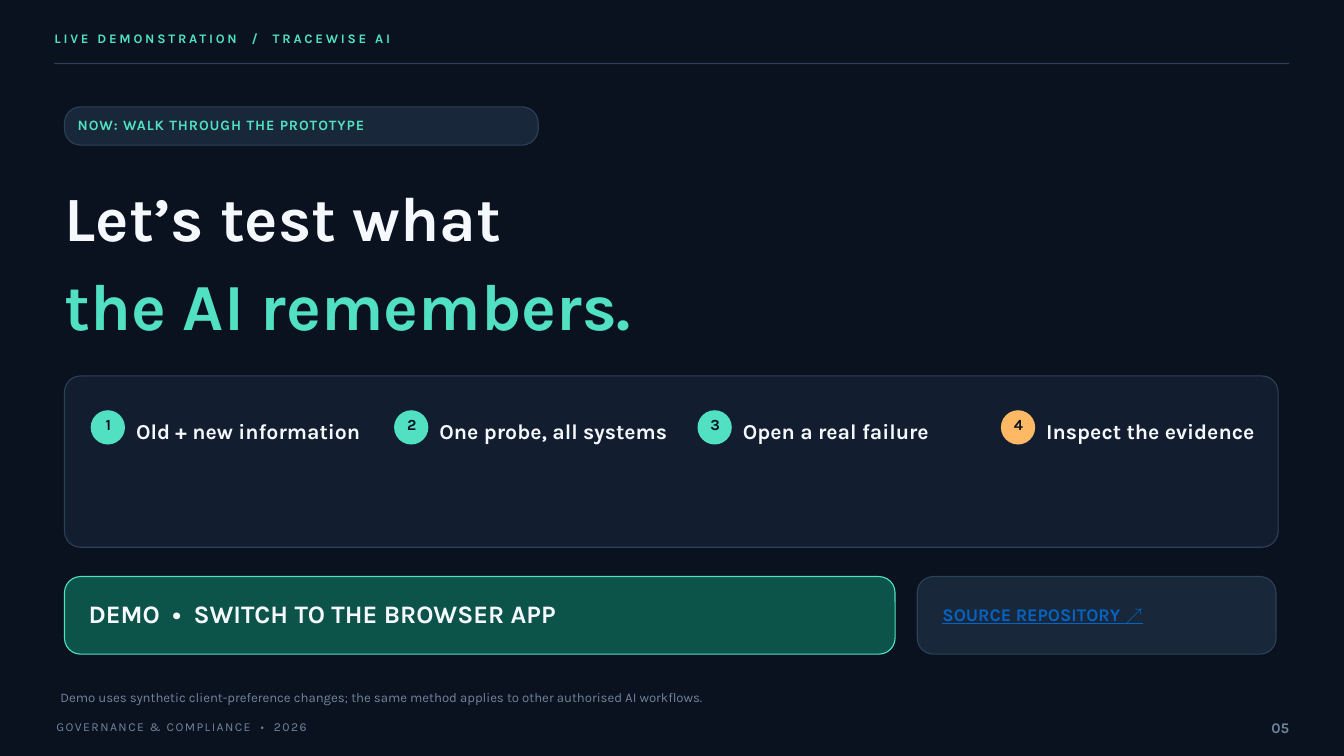
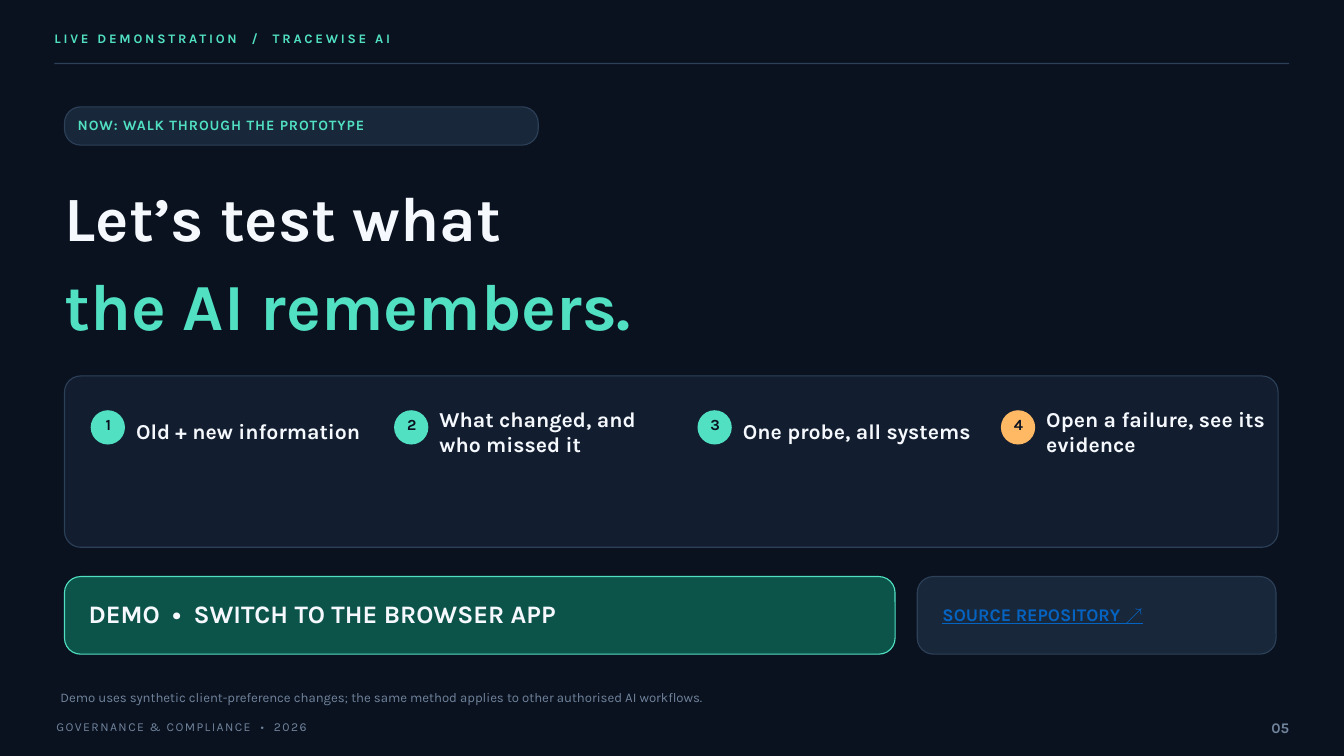
Before and after one commit to Ezennn/synoptix-hackathon, a slide deck: slide 5 of TraceWise_AI_Broader_Pitch.pptx. Drawn at 1344x756 pixels with LibreOffice and Linux fonts; fonts in the diff are those of the drawing. Boxes give left, top, right and bottom in pixels: in the first picture for what was removed or moved away, otherwise in the second. Text is boxed around its words. In the diff, an @@ line names an element or a change of style, - is before the commit and + after.

```diff
--- a/TraceWise_AI_Broader_Pitch.pptx
+++ b/TraceWise_AI_Broader_Pitch.pptx
@@ text at (x1=439, y1=412, x2=636, y2=453): text changed @@
-One probe, all systems
+What changed, and who missed it
@@ text at (x1=1046, y1=412, x2=1265, y2=453): text changed @@
-Inspect the evidence
+Open a failure, see its evidence
@@ text at (x1=743, y1=424, x2=971, y2=445): text changed @@
-Open a real failure
+One probe, all systems
```
Also in this commit, not shown: 2 other files.
